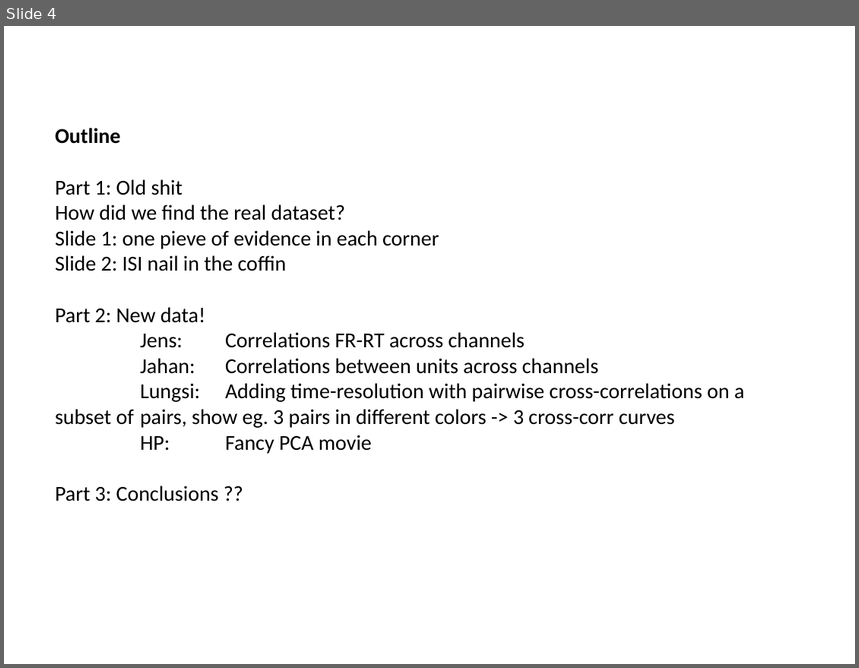
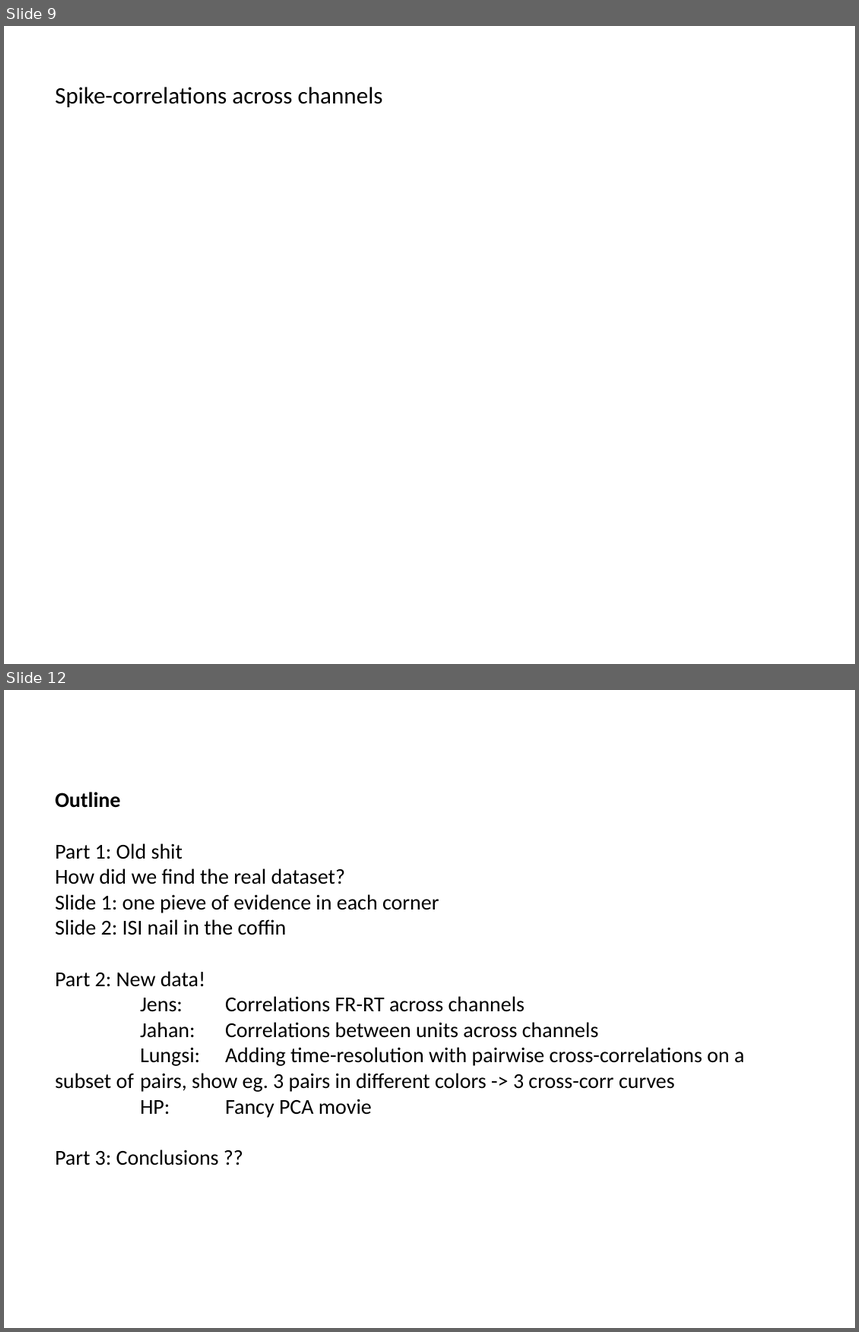
Before and after one commit to ANDA-DownStates/analysis, a slide deck: Final presentation/_Final presentation.pptx. Shown one above the other, each under a label of ours: slide 4 before the commit, slides 9 and 12 after it; the slides between them are not shown. The pictures are 859x668 and 859x1332 pixels, drawn with LibreOffice and Linux fonts; fonts in the diff are those of the drawing. Boxes give left, top, right and bottom in pixels: in the first picture for what was removed or moved away, otherwise in the second. Text is boxed around its words. In the diff, an @@ line names an element or a change of style, - is before the commit and + after.

```diff
--- a/Final presentation/_Final presentation.pptx
+++ b/Final presentation/_Final presentation.pptx
@@ slide 9 added at (4, 26, 855, 664), background #FFFFFF @@
@@ text added at (55, 87, 383, 107), 20 pt, text #000000 @@
+Spike-correlations across channels
@@ what was slide 4 is now slide 12 @@
```
Also in this commit, not shown: 10 other slides added, 3 slides removed.
